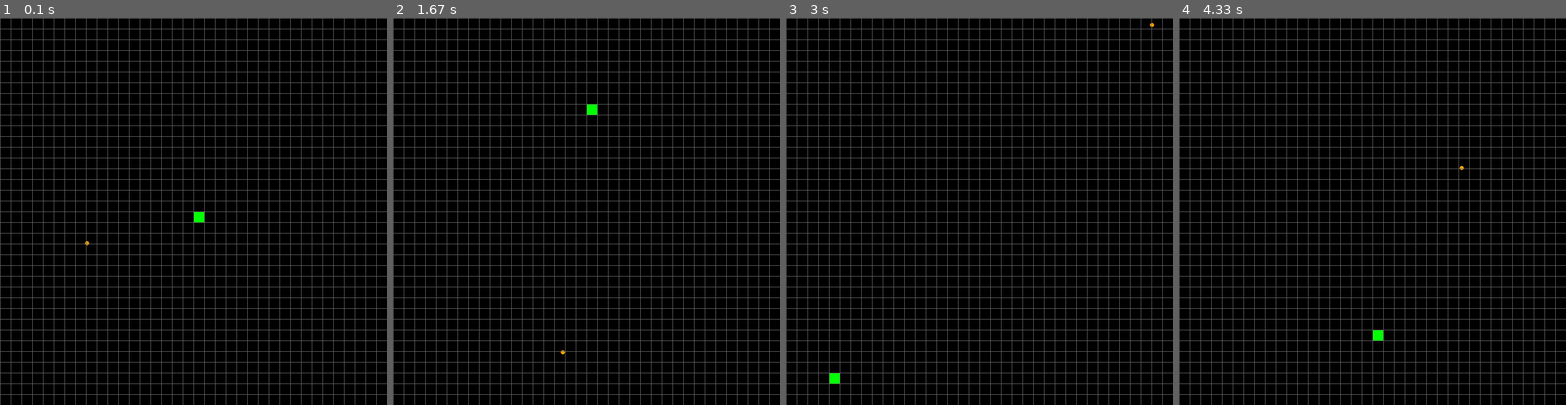
Above: before the commit, frames 1-4 (left to right).
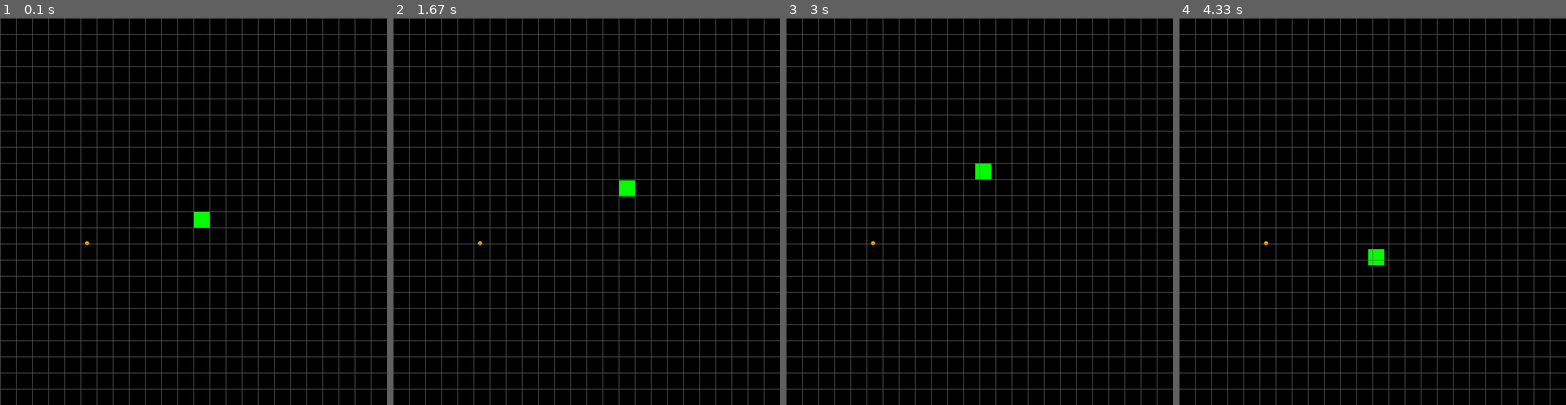
Above: after the commit, the same moments.

Repository: emmyan99/LearningPyGame
Game: pygame game, started from snake.py
Two runs of this game, one before a commit and one after it. Both use one fixed random seed, a clock stepped at 60 frames per second and the inputs below.
Inputs:
- Up to frame 1 (0.1 s): no input
- Up to frame 2 (1.67 s): tap Enter at 0.33 s; hold D 0.67-1.13 s; hold W 1.17-1.63 s
- Up to frame 3 (3 s): hold A 2.17-2.7 s; hold S from 2.73 s (still down)
- Up to frame 4 (4.33 s): release S at 3.2 s

The runs differ from the first frame. In frame 1, 9.6% of the frame differs, in the area x 0-100%, y 0-100%; in frame 2, 9.7%; in frame 3, 9.7%; in frame 4, 9.7%.

Commit message:
automatic movement

Diff:
--- a/snake.py
+++ b/snake.py
@@ -1,11 +1,13 @@
 import pygame
 import random
 
-#TODO: FIX GRID LIKE SCREEN
+#TODO: SNAP SNAKE TO GRID
+#TODO: FIX FOOD PLACEMENT ON GRID
 #TODO: INCREMENT SIZE OF SNAKE
 #TODO: FIX MOVEMENT OF LARGER SNAKE
 #TODO: COLLISION WITH SELF
 #TODO: FIX SNAKE AUTOMATIC MOVEMENT
+#TODO: LEADERBOARD
 
 def main():
     # pygame setup
@@ -17,10 +19,11 @@
     dt = 0
     score = 0
     screen.fill("black")
-    snake = pygame.draw.rect(screen, "green", (360, 360, 20, 20), 0)
+    snake = pygame.draw.rect(screen, "green", (360, 360, 30, 30), 0)
     food = pygame.draw.circle(screen, "orange", (random.randint(0,720), random.randint(0,720)), 4)
     moving = False
-    speed = 0
+    #speed = 1
+    lastDir = (0,0)
 
     while running:
         for event in pygame.event.get():
@@ -38,7 +41,7 @@
             moving = True
 
         if moving == True:
-            snake = snakeMovement(speed, keys, snake)
+            snake, lastDir = snakeMovement(keys, snake, lastDir)
 
         edgeCollision(snake.left, snake.right, snake.top, snake.bottom)
         score, snake = foodCollision(snake, food, score, screen)
@@ -80,27 +83,26 @@
     snake = snake.union(tail)
 
 def drawGrid(screen):
-    for i in range(0, 720, 20):
+    for i in range(0, 720, 30):
         pygame.draw.line(screen, (100, 100, 100), (0, i), (720, i))
         pygame.draw.line(screen, (100, 100, 100), (i, 0), (i, 720))
     pygame.display.update()
 
-def snakeMovement(speed, keys, snake):
+def snakeMovement(keys, snake, lastDir):
     #TODO FIX KEY PRIORITY
+    dx, dy = 0, 0
     if keys[pygame.K_a]:
-        speed -= 20
-        snake.move_ip(speed, 0)
+        dx -= 2
     elif keys[pygame.K_d]:
-        speed += 20
-        snake.move_ip(speed, 0)
+        dx += 2
     elif keys[pygame.K_w]:
-        speed -= 20
-        snake.move_ip(0, speed)
+        dy -= 2
     elif keys[pygame.K_s]:
-        speed += 20
-        snake.move_ip(0, speed)
-    return snake
-
+        dy += 2
+    else:
+        (dx,dy) = lastDir
+    snake.move_ip(dx, dy)
+    return snake, (dx, dy)
 
 
 main()
